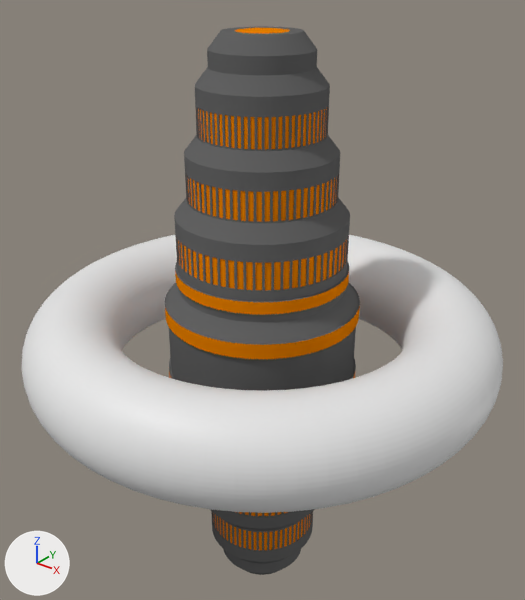
A saved change to the Blender file Station1/Core.blend.
The view is the same before and after, from a 50 mm lens placed at (174.0, -217.0, 152.0), pointed at (-4.0, 5.0, 14.0). Lighting does not change. The marker at lower left points along +X, +Y and +Z.

The older version as bpy lines, for what is in view:
```python
me_cylinder_002 = bpy.data.meshes.new('Cylinder.002')
me_cylinder_002.from_pydata(...)  # 6080 vertices, 6018 faces; spans x -41.0..41.0, y -41.0..41.0, z -100.0..100.0
me_cylinder_002.polygons.foreach_set('use_smooth', [True] * 6018)
# faces by material slot: [5376, 642]
me_cylinder_002.materials.append(mat_hull)  # dark grey #646464
me_cylinder_002.materials.append(mat_windows)  # orange #e77f00
me_torus_003 = bpy.data.meshes.new('Torus.003')
me_torus_003.from_pydata(...)  # a torus around z (ring radius 80.0, tube radius 20.0) spanning x -100.0..100.0, y -100.0..100.0, z -20.0..20.0
ob_cylinder = bpy.data.objects.new('Cylinder', me_cylinder_002)
ob_cylinder.location = (0.0, 0.0, 0.0)
ob_cylinder.scale = (1.0, 1.0, 1.25)
ob_torus_003 = bpy.data.objects.new('Torus.003', me_torus_003)
ob_torus_003.location = (0.0, 0.0, 0.0)
```
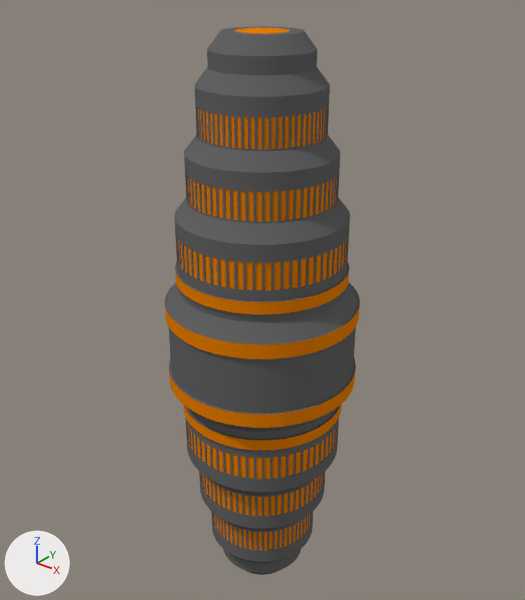
The change in detail:
Object 'Torus.003' (ob_torus_003) is deleted.

Pixel boxes (x1, y1, x2, y2) of what changed, in the pictures (525 x 600 px):
'Torus.003', deleted: before (22, 235, 503, 513)
